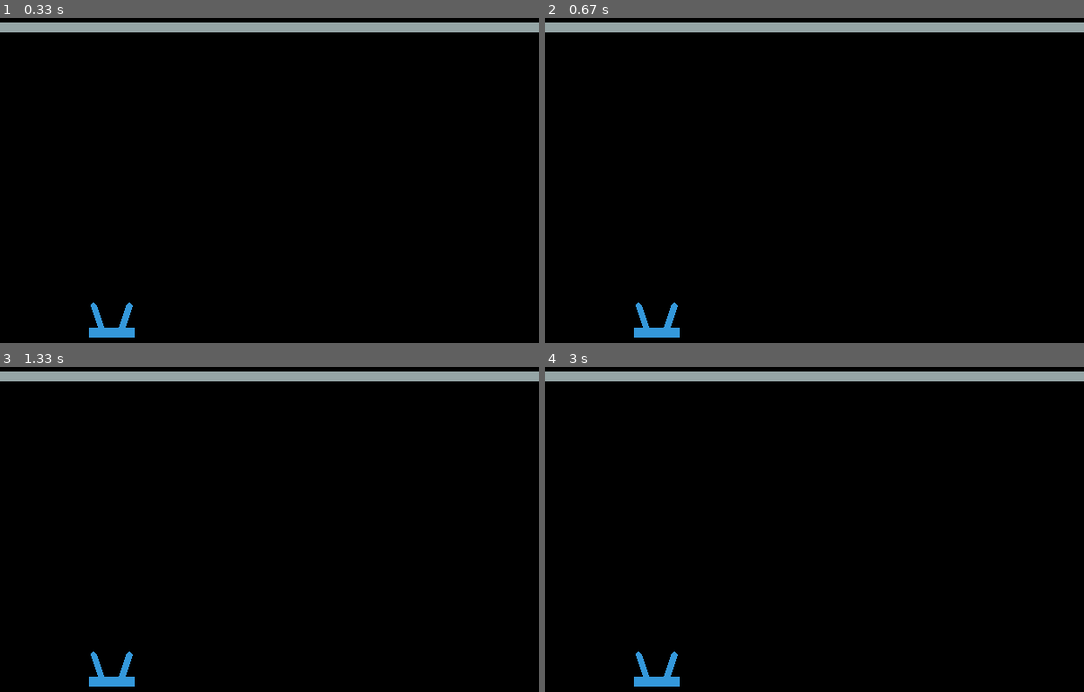
Above: before the commit, frames 1-4 (two rows, left to right).
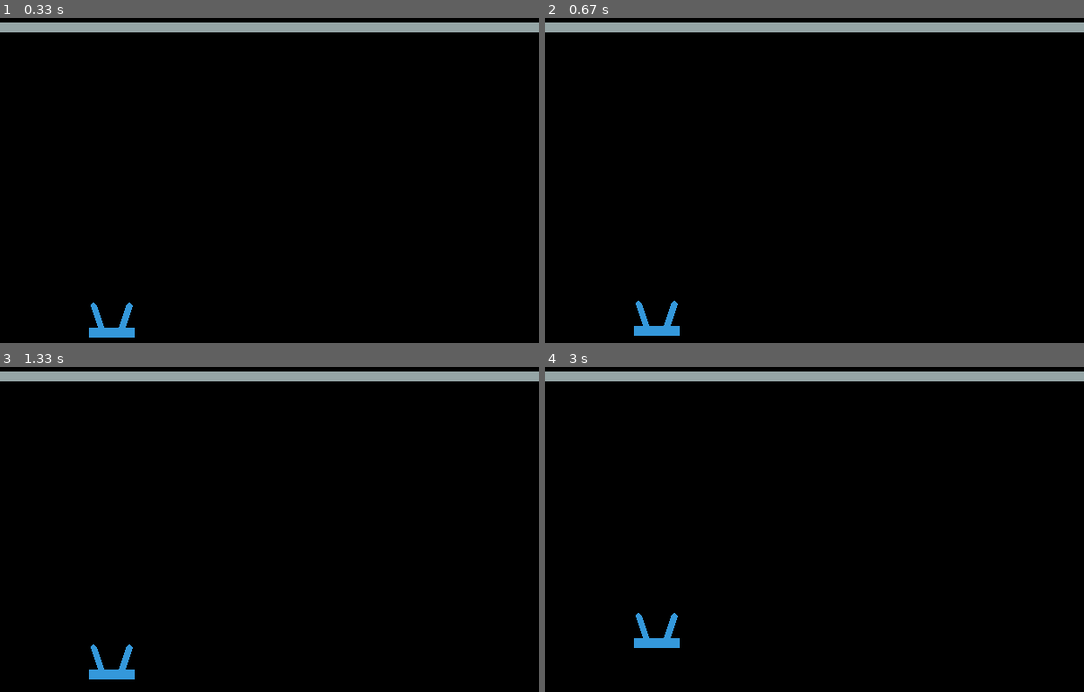
Above: after the commit, the same moments.

Repository: taostlt/air
Game: pygame game, started from drone_drop.py
Two runs of this game, one before a commit and one after it. Both use one fixed random seed, a clock stepped at 60 frames per second and the inputs below.
Inputs:
- Up to frame 1 (0.33 s): no input
- Up to frame 2 (0.67 s): no input
- Up to frame 3 (1.33 s): no input
- Up to frame 4 (3 s): no input

Frame 1 is identical in both runs. In frame 2, 0.1% of the frame differs, in the area x 16-25%, y 87-99%; in frame 3, 0.5%; in frame 4, 0.9%, in the area x 16-25%, y 75-99%.

Commit message:
stable omega 1,2

Diff:
--- a/drone_drop.py
+++ b/drone_drop.py
@@ -8,14 +8,13 @@
 width = 600
 height = 600
 
-class Ball:
-    def __init__(self, position, space, clock):
+class CoaxialCopter:
+    def __init__(self, position, space):
         self.mass = 1.0
         self.I_z = 0.2
         self.K_m = 0.1
         self.K_f = 0.007
         self.g = 9.8
-        self.clock = clock
 
         self.shape = pymunk.Poly.create_box(None, size=(50, 10))
         self.moment = pymunk.moment_for_poly(self.mass, self.shape.get_vertices())
@@ -31,7 +30,7 @@
     def z_dot_dot(self):
         f_1 = self.K_f * self.omega_1**2
         f_2 = self.K_f * self.omega_2**2
-        f_g = self.m * self.g
+        f_g = self.mass * self.g
         f_total = -f_1 - f_2 + f_g
         acceleration = f_total / self.m
         return acceleration
@@ -45,7 +44,7 @@
         return angular_acc
 
     def set_rotors_angular_velocities(self, linear_acc, angular_acc):
-        term_1 =  self.m * (-linear_acc + self.g) /(2*self.K_f)
+        term_1 =  self.mass * (-linear_acc + self.g) /(2*self.K_f)
         term_2 = self.I_z * angular_acc / (2 * self.K_m)
         omega_1 = math.sqrt(term_1 + term_2)
         omega_2 = math.sqrt(term_1 - term_2)
@@ -53,9 +52,6 @@
         self.omega_1 = -omega_1
         self.omega_2 = omega_2
         return self.omega_1, self.omega_2
-
-    def check_time(self):
-        print('clock', self.clock)
 
 class Ground:
     def __init__(self, space):
@@ -75,11 +71,10 @@
     draw_options = DrawOptions(screen)
 
     space = pymunk.Space()
-    space.gravity = 0, -100
+    space.gravity = 0, -9.8
     x = random.randint(120, 380)
     ground = Ground(space)
-    ball = Ball((x, 350), space, clock= pygame.time.Clock())
-    ball.check_time()
+    coaxialDrone = CoaxialCopter((x, 350), space)
 
     while True:
         for event in pygame.event.get():
@@ -97,16 +92,17 @@
 
 
         if event.type == pygame.KEYDOWN and event.key == pygame.K_UP:
-                ball.shape.body.apply_force_at_local_point((0, 400), (0, 0))
+                stable_omega_1,stable_omega_2 = coaxialDrone.set_rotors_angular_velocities(0.0, 0.0)
+                print(stable_omega_1,stable_omega_2)
                 pygame.display.set_caption("His monk flies")
 
         if event.type == pygame.KEYDOWN and event.key == pygame.K_DOWN:
-            ball.shape.body.apply_force_at_local_point((0, -400), (0, 0))
+            coaxialDrone.shape.body.apply_force_at_local_point((0, -400), (0, 0))
             print('time', pygame.time.Clock())
             pygame.display.set_caption("His monk drop")
 
 
-        ball.shape.body.apply_force_at_local_point((0, 100), (0, 0))
+        # ball.shape.body.apply_force_at_local_point((0, 100), (0, 0))
 
         screen.fill((0, 0, 0))
         space.debug_draw(draw_options)
